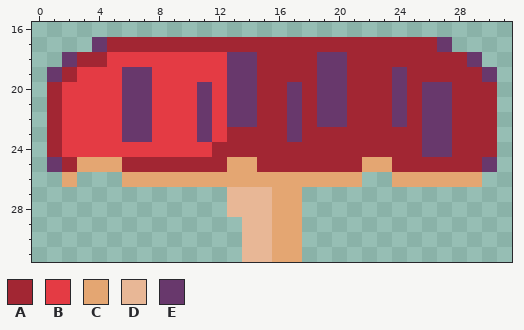
Pixel-art sprite: Sprites/Mushroom/mushroom3.png. Above: the version before the commit.
The file is 32x32 pixels. Shown: x 0..31, y 16..31.
Palette (. is transparent): A #a22633  B #e43b44  C #e4a672  D #e8b796  E #68386c
Pixels before, first column x 1:
17 ...EAAAAAAAAAAAAAAAAAAAAAAE...
18 .EAABBBBBBBBEEAAAAEEAAAAAAAAE.
19 EABBBEEBBBBBEEAAAAEEAAAEAAAAAE
20 ABBBBEEBBBEBEEAAEAEEAAAEAEEAAA
21 ABBBBEEBBBEBEEAAEAEEAAAEAEEAAA
22 ABBBBEEBBBEBEEAAEAEEAAAEAEEAAA
23 ABBBBEEBBBEBAAAAEAAAAAAAAEEAAA
24 ABBBBBBBBBBAAAAAAAAAAAAAAEEAAA
25 EACCCAAAAAAACCAAAAAAACCAAAAAAE
26 .C...CCCCCCCCCCCCCCCC..CCCCCC.
27 ............DDDCC.............
28 ............DDDCC.............
29 .............DDCC.............
30 .............DDCC.............
31 .............DDCC.............
Now the later version:
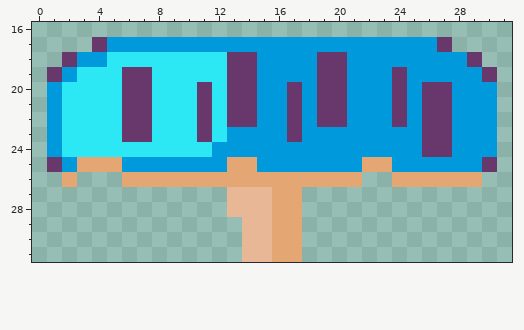
Change:
colour A: #a22633 -> #0099db
colour B: #e43b44 -> #2ce8f5
Where, in picture pixels (left, top, right, bottom), the same in both pictures:
changed: (47, 37, 497, 172)
